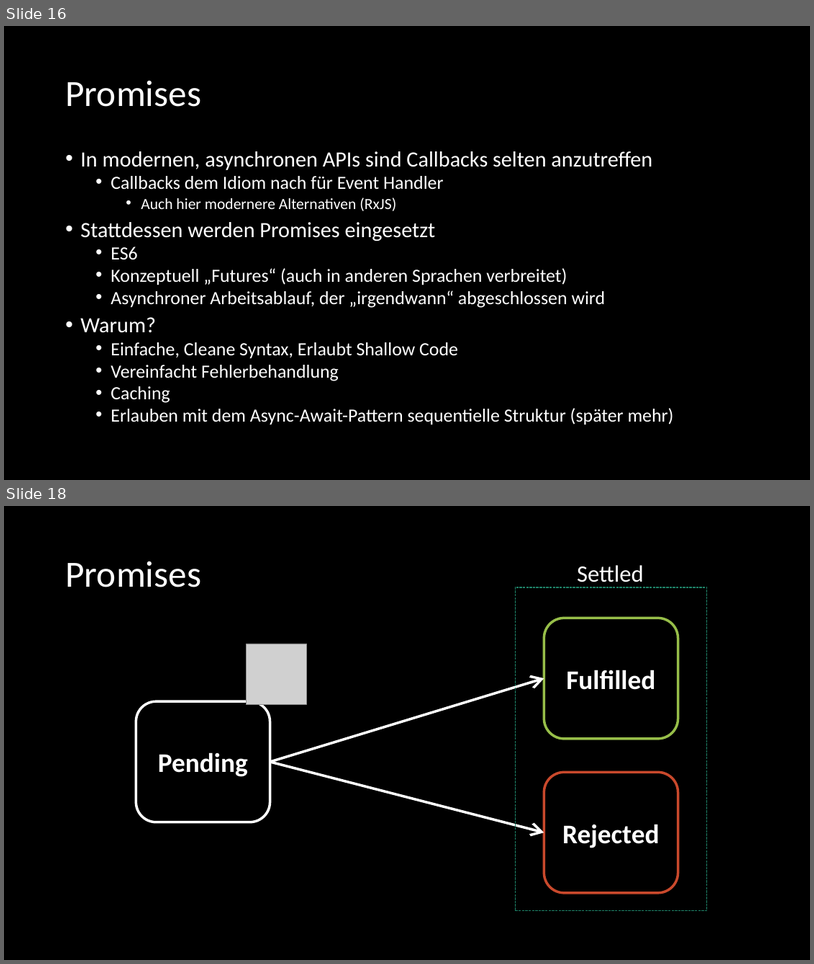
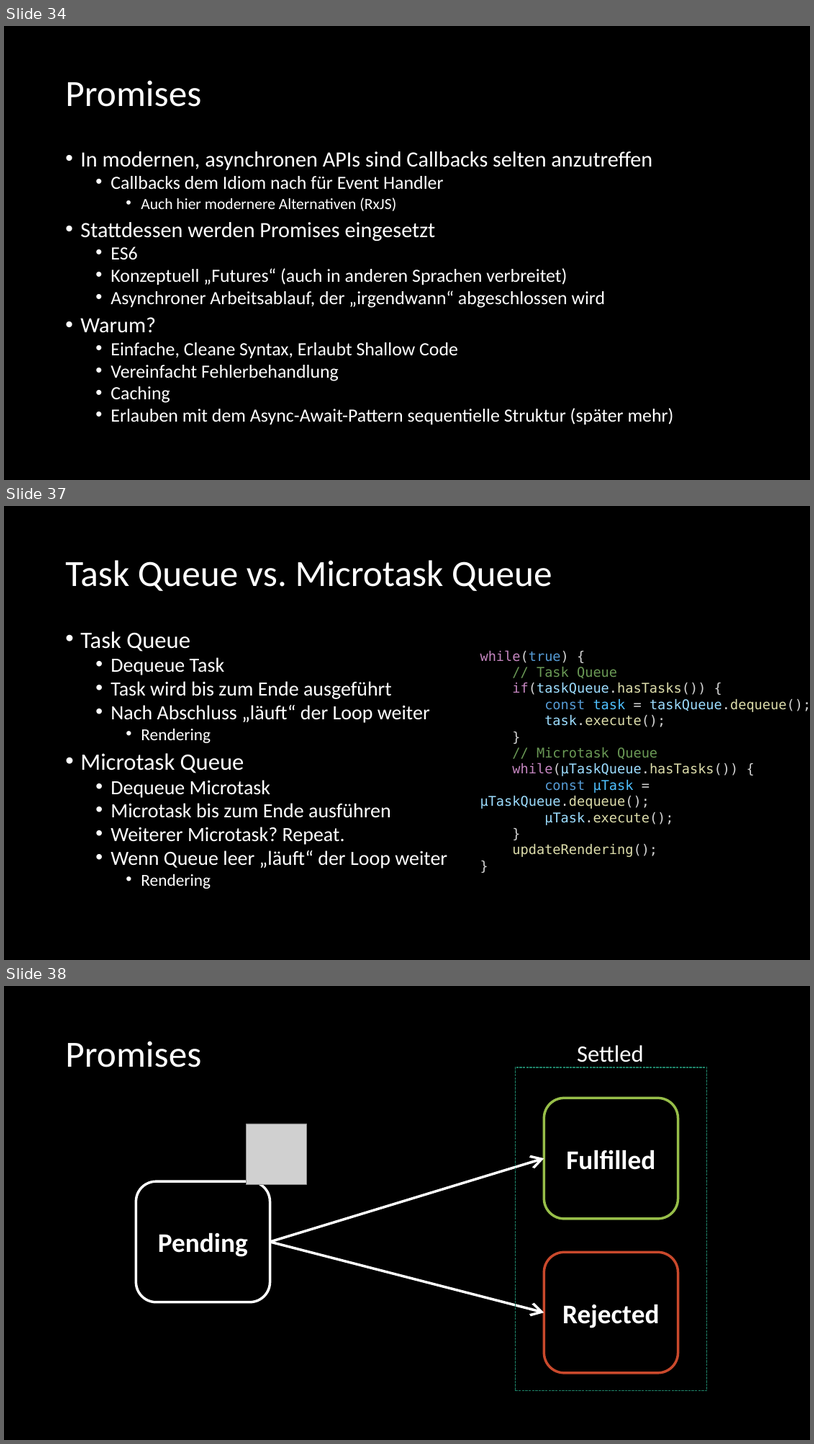
Before and after one commit to twobiers/webtech-workshop-js-async, a slide deck: slides/Presentation.pptx. Shown one above the other, each under a label of ours: slides 16 and 18 before the commit, slides 34, 37 and 38 after it; the slides between them are not shown. The pictures are 814x964 and 814x1444 pixels, drawn with LibreOffice and Linux fonts; fonts in the diff are those of the drawing; grey boxes stand for pictures. Boxes give left, top, right and bottom in pixels: in the first picture for what was removed or moved away, otherwise in the second. Text is boxed around its words. In the diff, an @@ line names an element or a change of style, - is before the commit and + after.

```diff
--- a/slides/Presentation.pptx
+++ b/slides/Presentation.pptx
@@ slide 37 added at (x1=4, y1=506, x2=810, y2=960), background #000000 @@
@@ title added at (x1=65, y1=560, x2=552, y2=591), 44 pt, text #FFFFFF @@
+Task Queue vs. Microtask Queue
@@ text added at (x1=80, y1=631, x2=448, y2=888), 24 pt, text #FFFFFF @@
+• Task Queue
+  • Dequeue Task
+  • Task wird bis zum Ende ausgeführt
+  • Nach Abschluss „läuft“ der Loop weiter
+    • Rendering
+• Microtask Queue
+  • Dequeue Microtask
+  • Microtask bis zum Ende ausführen
+  • Weiterer Microtask? Repeat.
+  • Wenn Queue leer „läuft“ der Loop weiter
+    • Rendering
@@ text added at (x1=481, y1=650, x2=810, y2=857), 16 pt, text #DCDCAA @@
+while(true) {
+// Task Queue
+if(taskQueue.hasTasks()) {
+const task = taskQueue.dequeue();
+task.execute();
+}
+// Microtask Queue
+while(μTaskQueue.hasTasks()) {
+const μTask = μTaskQueue.dequeue();
+μTask.execute();
+}
+updateRendering();
+}
@@ what was slide 16 is now slide 34 @@
@@ what was slide 18 is now slide 38 @@
```
Also in this commit, not shown: 2 slides changed, 20 other slides added, 1 slide removed, 1 other file.
